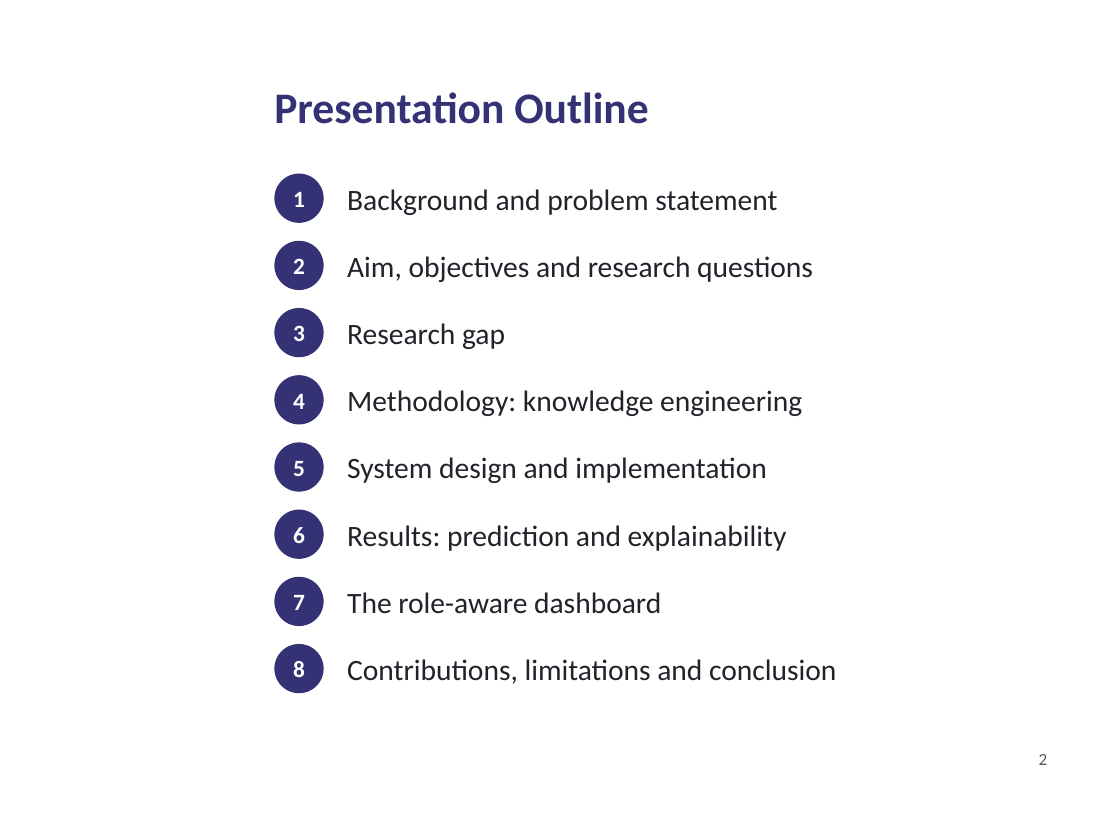
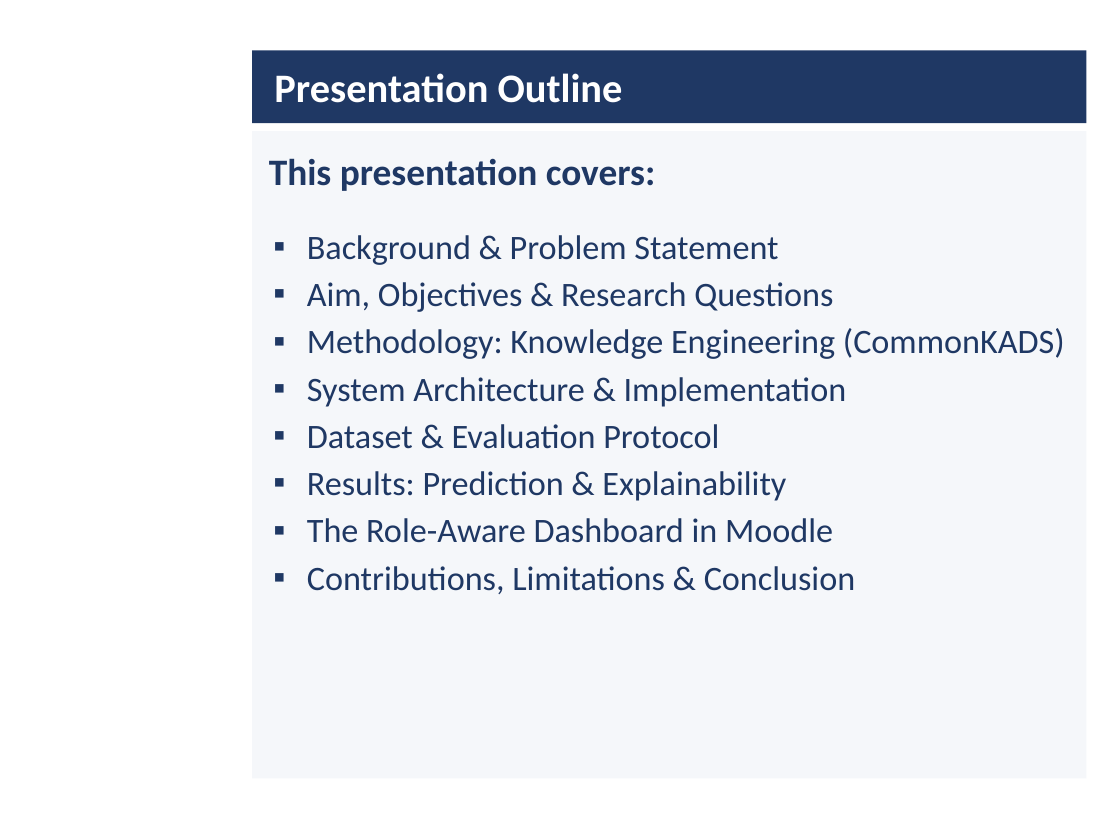
Before and after one commit to daniel-larry/python-run-result, a slide deck: slide 2 of Internal_Defense_Presentation.pptx. Drawn at 1120x840 pixels with LibreOffice and Linux fonts; fonts in the diff are those of the drawing; background and template pictures are left out. Boxes give left, top, right and bottom in pixels: in the first picture for what was removed or moved away, otherwise in the second. Text is boxed around its words. In the diff, an @@ line names an element or a change of style, - is before the commit and + after.

Commit message:
Defense deck: 10-minute version in the proposal layout

```diff
--- a/Internal_Defense_Presentation.pptx
+++ b/Internal_Defense_Presentation.pptx
@@ rectangle added at box(252, 50, 1086, 123), fill #1F3864 @@
@@ title "Presentation Outline": place and size @@
-title "Presentation Outline" at box(274, 92, 648, 124)
+title "Presentation Outline" at box(274, 73, 623, 103)
@@ title "Presentation Outline" at box(274, 73, 623, 103): size 28 to 26 pt, text colour #343174 to #FFFFFF @@
@@ rectangle added at box(252, 131, 1086, 778), fill #F5F7FA @@
@@ text "This presentation covers:" at box(269, 158, 655, 191): vertical alignment middle to top @@
@@ text at box(269, 158, 655, 191): text changed; size 19 to 24 pt; text colour #22222A to #1F3864; bold on @@
-Background and problem statement
+This presentation covers:
@@ ellipse removed at box(274, 174, 324, 223) @@
-1
@@ text added at box(307, 235, 1065, 594), 22 pt, text #1F3864 @@
+▪ Background & Problem Statement
+▪ Aim, Objectives & Research Questions
+▪ Methodology: Knowledge Engineering (CommonKADS)
+▪ System Architecture & Implementation
+▪ Dataset & Evaluation Protocol
+▪ Results: Prediction & Explainability
+▪ The Role-Aware Dashboard in Moodle
+▪ Contributions, Limitations & Conclusion
@@ ellipse removed at box(274, 241, 324, 290) @@
-2
@@ text removed at box(347, 256, 813, 282) @@
-Aim, objectives and research questions
@@ ellipse removed at box(274, 308, 324, 357) @@
-3
@@ text removed at box(347, 323, 505, 349) @@
-Research gap
@@ ellipse removed at box(274, 375, 324, 424) @@
-4
@@ text removed at box(347, 390, 802, 416) @@
-Methodology: knowledge engineering
@@ ellipse removed at box(274, 442, 324, 492) @@
-5
@@ text removed at box(347, 457, 766, 483) @@
-System design and implementation
@@ ellipse removed at box(274, 510, 324, 559) @@
-6
@@ text removed at box(347, 525, 787, 551) @@
-Results: prediction and explainability
@@ ellipse removed at box(274, 577, 324, 626) @@
-7
@@ text removed at box(347, 592, 661, 614) @@
-The role-aware dashboard
@@ ellipse removed at box(274, 644, 324, 693) @@
-8
@@ text removed at box(347, 659, 836, 684) @@
-Contributions, limitations and conclusion
@@ text removed at box(1039, 754, 1048, 765) @@
-2
```
Also in this commit, not shown: 3 other slides changed, 8 slides added, 18 slides removed.
